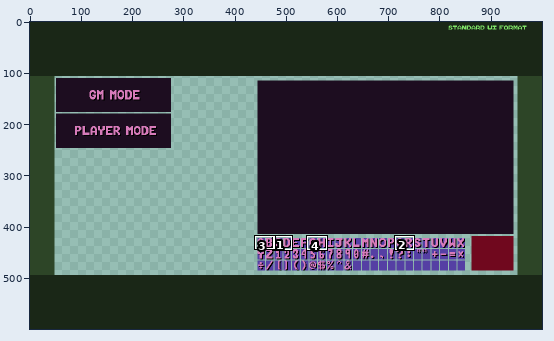
A pixel-art file gets an edit: Rec/scrap/MainMenuUI.aseprite. Above: a wide view before the commit, with the close-up outlined.
Close-up. Before:
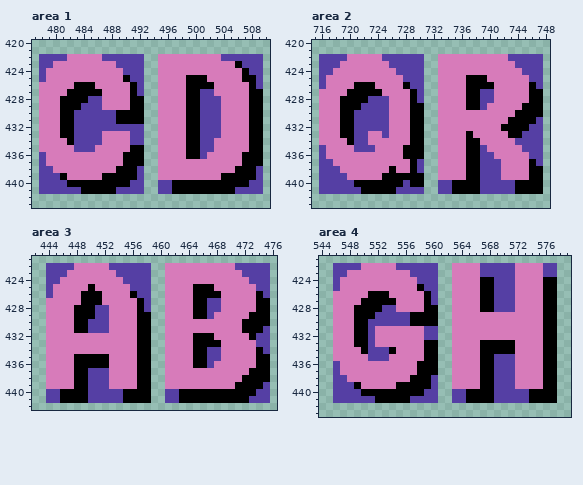
1000x600 pixels, 1 frame. Shown: area 1: x 477..510, y 420..443; area 2: x 715..748, y 420..443; area 3: x 442..476, y 421..442; area 4: x 544..579, y 421..443. The commit also changed other parts of the picture, which this record leaves out.
The same view after the edit:
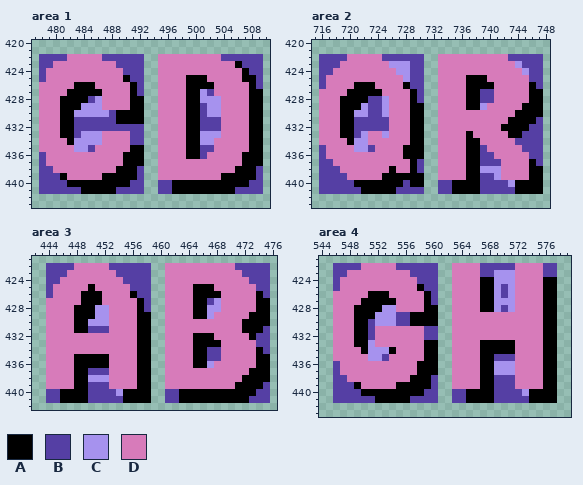
Palette (. is transparent): A #000000  B #553fa4  C #a692ee  D #d77bba
What changed:
{"change": "layer \"Text\" now shown"}
{"where": "area 1, layer \"Text\""}
{"y":427,"x":501,"old":"B","new":"C"}
{"y":428,"x":486,"old":"B","new":"C"}
{"y":428,"x":501,"old":"BBB","new":"CCC"}
{"y":429,"x":484,"old":"BBB","new":"CCC"}
{"y":429,"x":502,"old":"BB","new":"CC"}
{"y":430,"x":483,"old":"BBBBB","new":"CCCCC"}
{"y":430,"x":502,"old":"BB","new":"CC"}
{"y":433,"x":484,"old":"BBB","new":"CCC"}
{"y":433,"x":501,"old":"BBB","new":"CCC"}
{"y":434,"x":483,"old":"BBBB","new":"CCCC"}
{"y":434,"x":501,"old":"BB","new":"CC"}
{"y":435,"x":483,"old":"BB","new":"CC"}
{"where": "area 2, layer \"Text\""}
{"y":423,"x":726,"old":"BBB","new":"CCC"}
{"y":423,"x":744,"old":"B","new":"C"}
{"y":424,"x":727,"old":"BB","new":"CC"}
{"y":424,"x":745,"old":"B","new":"C"}
{"y":425,"x":728,"old":"B","new":"C"}
{"y":428,"x":725,"old":"B","new":"C"}
{"y":429,"x":722,"old":"B","new":"C"}
{"y":429,"x":725,"old":"B","new":"C"}
{"y":429,"x":739,"old":"B","new":"C"}
{"y":430,"x":721,"old":"BB","new":"CC"}
{"y":430,"x":725,"old":"B","new":"C"}
{"y":433,"x":722,"old":"B","new":"C"}
{"y":433,"x":725,"old":"B","new":"C"}
{"y":434,"x":721,"old":"BB","new":"CC"}
{"y":435,"x":721,"old":"BB","new":"CC"}
{"y":438,"x":739,"old":"BBB","new":"CCC"}
{"y":439,"x":741,"old":"B","new":"C"}
{"y":440,"x":743,"old":"B","new":"C"}
{"where": "area 3, layer \"Text\""}
{"y":427,"x":468,"old":"B","new":"C"}
{"y":428,"x":451,"old":"BB","new":"CC"}
{"y":428,"x":467,"old":"BB","new":"CC"}
{"y":429,"x":451,"old":"BB","new":"CC"}
{"y":429,"x":467,"old":"B","new":"C"}
{"y":430,"x":450,"old":"BBB","new":"CCC"}
{"y":436,"x":467,"old":"B","new":"C"}
{"y":438,"x":450,"old":"BBB","new":"CCC"}
{"y":440,"x":454,"old":"B","new":"C"}
{"where": "area 4, layer \"Text\""}
{"y":423,"x":569,"old":"BBB","new":"CCC"}
{"y":424,"x":569,"old":"BBB","new":"CCC"}
{"y":425,"x":569,"old":"B","new":"C"}
{"y":425,"x":571,"old":"B","new":"C"}
{"y":426,"x":569,"old":"B","new":"C"}
{"y":426,"x":571,"old":"B","new":"C"}
{"y":427,"x":569,"old":"BBB","new":"CCC"}
{"y":428,"x":553,"old":"BB","new":"CC"}
{"y":428,"x":569,"old":"B","new":"C"}
{"y":428,"x":571,"old":"B","new":"C"}
{"y":429,"x":552,"old":"BBB","new":"CCC"}
{"y":430,"x":552,"old":"BBB","new":"CCC"}
{"y":433,"x":551,"old":"B","new":"C"}
{"y":434,"x":551,"old":"BBB","new":"CCC"}
{"y":435,"x":551,"old":"BB","new":"CC"}
{"y":436,"x":569,"old":"BBB","new":"CCC"}
{"y":437,"x":569,"old":"BBB","new":"CCC"}
{"y":440,"x":573,"old":"B","new":"C"}
